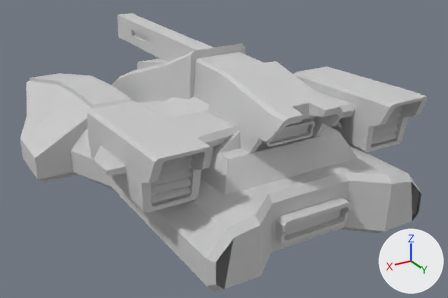
The FBX model Galactic Battle League/Assets/Models/Tank_Military_Heavy.FBX: old version first, new version second.
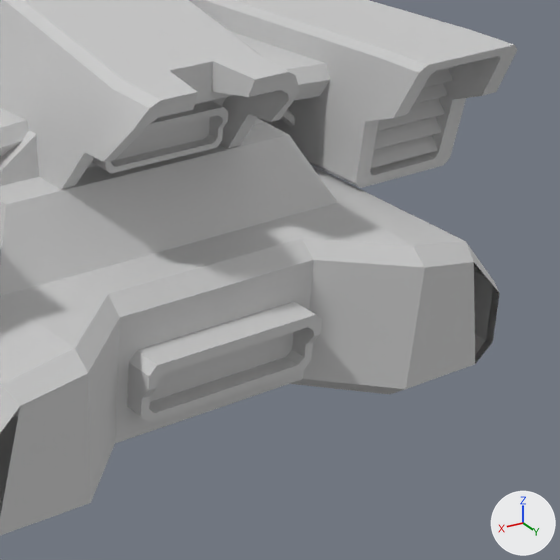
Old and new are each drawn whole from a camera (50 mm lens) standing at (3.33, 6.53, 3.87) and looking at (-0.33, 0.43, 0.82) and again close up on the part from 50% to 99% of the width and 27% to 100% of the height. The lights are fixed; the arrows at lower right show +X, +Y and +Z. Where no turn or scale is listed for an object, it has been applied to the vertices. Vertices at the same position are counted once.

Objects in the first close-up: 'Tank_Military_Heavy_Body'.
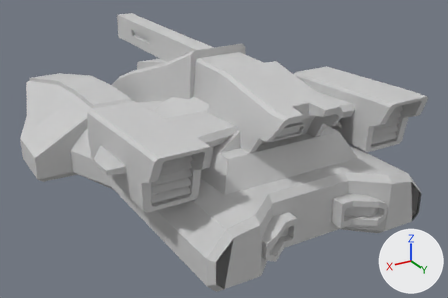
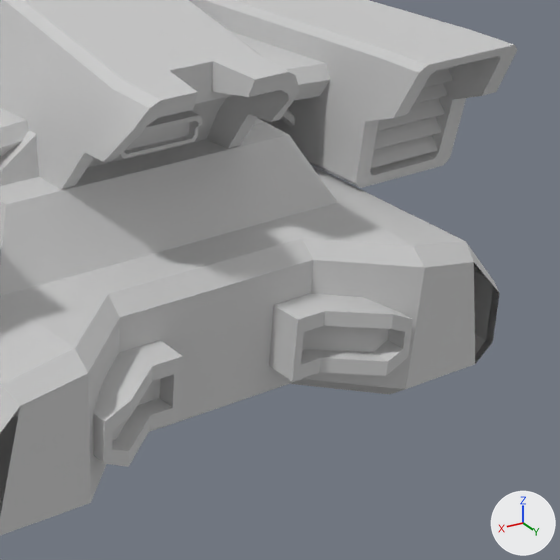
Location of each change, (x1, y1, x2, y2) in pixels of the close-ups (560 x 560 px; the box of a moved part takes in the faces that stretch with it):
part 1 of me_mesh, moved or reshaped
    before: (92, 101, 228, 173)
    after: (119, 111, 202, 158)
part 2 of me_mesh, moved or reshaped
    before: (111, 118, 210, 161)
    after: (124, 122, 190, 151)
part 3 of me_mesh, added
    after: (93, 340, 183, 467)
part 4 of me_mesh, added
    after: (269, 293, 413, 382)
part 5 of me_mesh, cut back
    before: (127, 302, 322, 423)
    after: (112, 326, 389, 440)

Diff of the bpy script that builds the scene:
```diff
--- a/Galactic Battle League/Assets/Models/Tank_Military_Heavy.FBX.py
+++ b/Galactic Battle League/Assets/Models/Tank_Military_Heavy.FBX.py
@@ me_mesh @@
 # used by ob_tank_military_heavy_body; location = (0.0, 0.0, 0.0)
-me_mesh.from_pydata(...)  # 1138 vertices, 908 faces; spans x -1.87..1.87, y -2.97..2.83, z 0.57..2.25
+me_mesh.from_pydata(...)  # 1192 vertices, 944 faces; spans x -1.87..1.87, y -2.97..2.85, z 0.57..2.25
+# me_mesh part 1: the loose piece of 56 vertices spanning x -0.27..0.27, y 2.06..2.23, z 1.62..1.79 is scaled about its middle by (0.662, 0.872, 0.662), then moved by (0.0, -0.03, 0.0)
+# me_mesh part 2: the loose piece of 6 vertices spanning x -0.25..0.25, y 2.15, z 1.63..1.76 is scaled about its middle by (0.662, 0.864, 0.662), then moved by (0.0, -0.02, 0.0)
+# me_mesh part 3: a new loose piece of 48 vertices spanning x 0.26..0.7, y 2.49..2.85, z 0.85..1.11, in mat_material__162 (light grey #cacaca)
+# me_mesh part 4: a new loose piece of 48 vertices spanning x -0.7..-0.26, y 2.49..2.85, z 0.85..1.11, in mat_material__162 (light grey #cacaca)
+# me_mesh part 5
+# 62 vertices are removed from x -0.4..0.4, y 2.44..2.69, z 0.84..1.09
+# 44 faces are deleted
+# 12 vertices are added at x -0.66..0.66, y 2.62..2.77, z 0.91..1.01
+# 8 new vertices lie (0.0, 0.0, 0.14) away from vertices in x -0.59..0.59, y 2.62..2.77, z 0.91
+# 8 new faces join them
 me_mesh.materials.append(mat_material__162)
```
